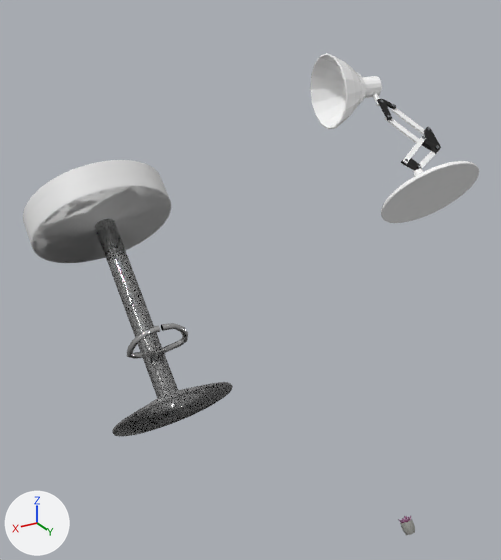
An edit to the Blender file props/PREMIERSCENE/PREMIERSCENEZEBI.blend, drawn before and after from the same camera.
Camera for both pictures: a camera (50 mm lens) standing at (17.5, 14.9, 23.9) and looking at (8.0, -1.1, 16.0). The lights are fixed; the arrows at lower left show +X, +Y and +Z.

The older version as bpy lines, for what is in view:
```python
ob_cube_002 = bpy.data.objects.new('Cube.002', me_cube_001)
ob_cube_002.location = (6.0, 2.66, 20.72)
ob_cube_002.rotation_euler = (0.961, 0.374, 0.35)  # degrees (55, 21, 20)
ob_cube_002.scale = (0.0644, 0.0225, 0.523)
ob_cube_003 = bpy.data.objects.new('Cube.003', me_cube_003)
ob_cube_003.location = (5.7, 2.52, 20.89)
ob_cube_003.rotation_euler = (0.961, 0.374, 0.35)  # degrees (55, 21, 20)
ob_cube_003.scale = (0.0644, 0.0225, 0.523)
ob_cube_004 = bpy.data.objects.new('Cube.004', me_cube_007)
ob_cube_004.location = (6.14, 3.21, 20.39)
ob_cube_004.rotation_euler = (1.023, -0.587, -0.895)  # degrees (59, -34, -51)
ob_cube_004.scale = (0.0562, 0.0225, 0.475)
ob_cylinder_001 = bpy.data.objects.new('Cylinder.001', me_cylinder_003)
ob_cylinder_001.location = (6.31, 3.64, 19.89)
ob_cylinder_001.rotation_euler = (0.0745, -0.851, 1.401)  # degrees (4.3, -49, 80)
ob_cylinder_001.scale = (0.11, 0.11, 0.11)
ob_cylinder_002 = bpy.data.objects.new('Cylinder.002', me_cylinder_002)
ob_cylinder_002.location = (6.24, 1.55, 21.6)
ob_cylinder_002.rotation_euler = (-1.509, -0.851, 1.401)  # degrees (-86, -49, 80)
ob_cylinder_002.scale = (0.244, 0.244, 0.244)
ob_pied_tabouret = bpy.data.objects.new('Pied tabouret', me_cylinder_005)
ob_pied_tabouret.location = (11.82, -0.35, 16.39)
ob_pied_tabouret.rotation_euler = (0.832, 0.0, 0.0)  # degrees (48, 0, 0)
ob_pied_tabouret.scale = (0.268, 0.268, 2.48)
ob_plane_001 = bpy.data.objects.new('Plane.001', me_plane_006)
ob_plane_001.location = (5.43, 3.13, 20.45)
ob_plane_001.rotation_euler = (0.286, 2.468, -1.343)  # degrees (16, 141, -77)
ob_plane_001.scale = (0.258, 0.258, 0.258)
ob_succulente_feuille = bpy.data.objects.new('Succulente-feuille', me_cube_004)
ob_succulente_feuille.location = (1.66, 0.07, 4.91)
ob_succulente_feuille.rotation_euler = (0.0243, 0.0948, 1.544)  # degrees (1.4, 5.4, 88)
ob_succulente_feuille.scale = (0.036, 0.036, 0.036)
# me_plane_002
# before: 0 (-1.0, -1.0, 0.0), 1 (1.0, -1.0, 0.0), 2 (-1.0, 1.0, 0.0), 3 (1.0, 1.0, 0.0)
```
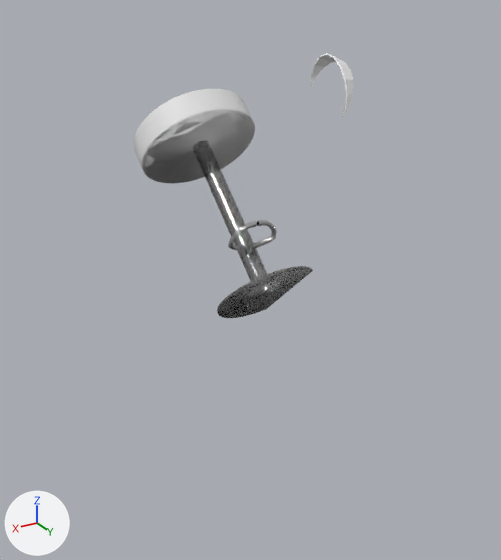
ob_plane_005 is not drawn itself; it is used by a modifier of ob_cylinder_001, ob_plane, ob_cube_001, ob_cube_004, ob_plane_001, ob_plane_003, ob_cylinder_004, ob_cylinder_007.

What the commit changed:
me_plane_002 has 4 vertices, 1 face and spans x -1.0..1.0, y -1.0..1.0, z 0.0.
me_plane_002 is used by ob_plane_005; location (5.898, -12.99, 13.71); rotation (1.196, -0.331, 0.0), in degrees (69, -19, 0); scale (5.1, 8.77, 8.77).
Verts and faces of me_plane_002; kept vertices keep their numbers, new ones are numbered from 4.
Part 1, on me_plane_002:
Faces deleted: (0, 1, 3, 2).
New vertices 4 to 7 stand at vertices 0 to 3, in that order, plus (0.0, 0.0, -1.34).
New faces: (0, 2, 3, 1), (4, 5, 7, 6), (1, 3, 7, 5), (0, 4, 6, 2), (2, 6, 7, 3), (0, 1, 5, 4).
Object 'Plane.001' (ob_plane_001) gains a BOOLEAN modifier named 'Boolean'.
Modifier setting: object = ob_plane_005.
Modifier setting: solver = 'FLOAT'.
Object 'Plane.003' (ob_plane_003) gains a BOOLEAN modifier named 'Boolean'.
Modifier setting: object = ob_plane_005.
Modifier setting: solver = 'FLOAT'.
Object 'Cylinder.007' (ob_cylinder_007) gains a BOOLEAN modifier named 'Boolean'.
Modifier setting: object = ob_plane_005.
Modifier setting: solver = 'FLOAT'.
Object 'Cylinder.005' (ob_cylinder_005) gains a BOOLEAN modifier named 'Boolean'.
Modifier setting: object = ob_plane_005.
Modifier setting: solver = 'FLOAT'.
Object 'Cylinder.006' (ob_cylinder_006) gains a BOOLEAN modifier named 'Boolean'.
Modifier setting: object = ob_plane_005.
Modifier setting: solver = 'FLOAT'.
Object 'Cylinder.008' (ob_cylinder_008) gains a BOOLEAN modifier named 'Boolean'.
Modifier setting: object = ob_plane_005.
Modifier setting: solver = 'FLOAT'.
Object 'Cylinder.009' (ob_cylinder_009) gains a BOOLEAN modifier named 'Boolean'.
Modifier setting: object = ob_plane_005.
Modifier setting: solver = 'FLOAT'.
Object 'Cylinder.010' (ob_cylinder_010) gains a BOOLEAN modifier named 'Boolean'.
Modifier setting: object = ob_plane_005.
Modifier setting: solver = 'FLOAT'.
Object 'Cylinder.011' (ob_cylinder_011) gains a BOOLEAN modifier named 'Boolean'.
Modifier setting: object = ob_plane_005.
Modifier setting: solver = 'FLOAT'.
Object 'Cube.002' (ob_cube_002) gains a BOOLEAN modifier named 'Boolean'.
Modifier setting: object = ob_plane_005.
Modifier setting: solver = 'FLOAT'.
Object 'Cube.003' (ob_cube_003) gains a BOOLEAN modifier named 'Boolean'.
Modifier setting: object = ob_plane_005.
Modifier setting: solver = 'FLOAT'.
Object 'Cylinder.002' (ob_cylinder_002) gains a BOOLEAN modifier named 'Boolean'.
Modifier setting: object = ob_plane_005.
Modifier setting: solver = 'FLOAT'.
Object 'Cylinder.003' (ob_cylinder_003) gains a BOOLEAN modifier named 'Boolean'.
Modifier setting: object = ob_plane_005.
Modifier setting: solver = 'FLOAT'.
Object 'Pied tabouret' (ob_pied_tabouret) moves from (11.82, -0.35, 16.39) to (9.45, 0.4, 18.71).
Object 'Pied tabouret' (ob_pied_tabouret) is rescaled from (0.268, 0.268, 2.48) to (0.219, 0.219, 2.03).
Object 'Pied tabouret' (ob_pied_tabouret) gains a BOOLEAN modifier named 'Boolean'.
Modifier setting: object = ob_plane_005.
Modifier setting: solver = 'FLOAT'.
Object 'Plane.005' (ob_plane_005) moves from (5.898, -12.99, 13.71) to (4.219, -0.642, 14.71).
Object 'Plane.005' (ob_plane_005) turns from (69, -19, 0) to (90, -18, 0) degrees about x, y and z.
Object 'Plane.005' (ob_plane_005) is rescaled from (5.1, 8.77, 8.77) to (4.99, 6.99, 8.77).
Object 'Succulente-feuille' (ob_succulente_feuille) is deleted.

Location of each change, (x1, y1, x2, y2) in pixels of the pictures (501 x 560 px):
'Pied tabouret', reshaped, moved, rescaled, modifiers changed, turned
    before: (23, 160, 233, 437)
    after: (133, 89, 313, 318)
'Cylinder.001', no longer drawn
    before: (381, 161, 479, 223)
'Cylinder.002', reshaped, modifiers changed (41% narrower, 16% shorter)
    before: (310, 53, 382, 129)
    after: (311, 53, 353, 117)
'Plane.001', no longer drawn
    before: (421, 127, 441, 154)
'Succulente-feuille', deleted
    before: (398, 515, 415, 535)
'Cube.003', no longer drawn
    before: (391, 108, 425, 136)
'Cube.002', no longer drawn
    before: (385, 118, 419, 143)
'Plane.003', no longer drawn
    before: (377, 99, 396, 121)
'Cube.004', no longer drawn
    before: (403, 137, 426, 164)
'Plane', no longer drawn
    before: (401, 158, 422, 170)
'Cube.001', no longer drawn
    before: (412, 151, 435, 171)
'Cylinder.003', no longer drawn
    before: (373, 93, 380, 106)
